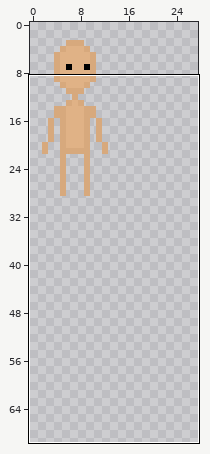
Edited in one commit: pixel-art file (Assets/Textures/People.aseprite). Above, an overview of the earlier version with the close-up marked.
Close-up. Before the commit:
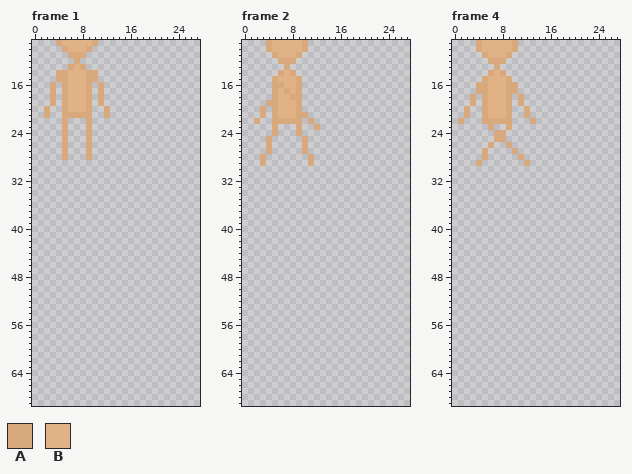
256x256 pixels, 4 frames. Shown: frame 1: x 0..27, y 9..69; frame 2: x 0..27, y 9..69; frame 4: x 0..27, y 9..69. The wide view leaves out empty margins. The commit also changed other frames or places, which this record leaves out.
Palette (. is transparent): A #d7a97d  B #e0b286
Pixels before, frame 1, first column x 2:
 9 ..ABBBBBA..
10 ...ABBBA...
11 ....AAA....
12 .....A.....
13 ....ABA....
14 ..AABBBAA..
15 ..AABBBAA..
16 .A.ABBBA.A.
17 .A.ABBBA.A.
18 .A.ABBBA.A.
19 .A.ABBBA.A.
20 A..ABBBA..A
21 A..AAAAA..A
22 ...A...A...
23 ...A...A...
24 ...A...A...
25 ...A...A...
26 ...A...A...
27 ...A...A...
28 ...A...A...
Pixels before, frame 2, first column x 2:
 9 ..ABBBBBA..
10 ..ABBBBBA..
11 ...ABBBA...
12 ....AAA....
13 .....A.....
14 ....ABA....
15 ...ABBBA...
16 ...AABBA...
17 ...ABABA...
18 ...ABBAA...
19 ..AABBBA...
20 .A.ABBBA...
21 .A.ABBBAA..
22 A..AAAAA.A.
23 ...A...A..A
24 ...A...A...
25 ..A.....A..
26 ..A.....A..
27 ..A.....A..
28 .A.......A.
29 .A.......A.
Pixels before, frame 4, first column x 1:
 9 ...ABBBBBA...
10 ...ABBBBBA...
11 ....ABBBA....
12 .....AAA.....
13 ......A......
14 .....ABA.....
15 ....ABBBA....
16 ...AABBBAA...
17 ...AABBBAA...
18 ..A.ABBBA.A..
19 ..A.ABBBA.A..
20 .A..ABBBA..A.
21 .A..ABBBA..A.
22 A...AAAAA...A
23 .....A..A....
24 ......AA.....
25 ......AA.....
26 .....A..A....
27 ....A....A...
28 ....A.....A..
29 ...A.......A.
Now the later version:
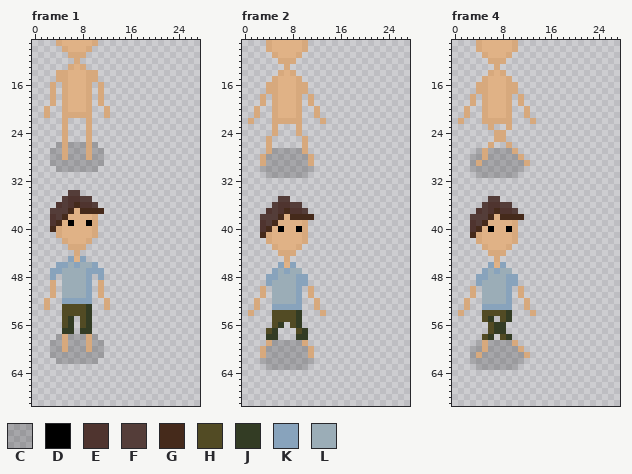
Colours new in this view: C #00000030  D #000000  E #4f342f  F #543d39  G #452a1b  H #524b24  J #333c24  K #88a3bc  L #9badb7
The exact change:
layer "Layer 2" added
Changed rows in their new state; - is an unchanged pixel.
Frame 1, layers "Layer 1", "Layer 2":
first column x 3:
26 -C-CCC-C-
27 CC-CCC-CC
28 CC-CCC-CC
29 CCCCCCCCC
30 -CCCCCCC-
first column x 2:
34 ----FF-----
35 ---FEEFF---
36 --EFEGEEF--
37 -FFFGBGGGG-
38 -EFGBBBBA--
39 -EGBDBBDA--
40 -GABBBBBA--
41 --ABBBBBA--
42 ---ABBBA---
43 ----AAA----
44 -----A-----
45 ----KBK----
46 --KKLKLLK--
47 -KKLLLLKKK-
48 -K-LLLLK-K-
49 -A-LLLLK-A-
50 -A-LLLLK-A-
51 -A-LLLLK-A-
52 A--KKKKK--A
53 A--HHHHJ--A
54 ---HHHHJ---
55 ---HJ-HJ---
56 ---HJ-HJ---
57 ---JJ-JJ---
58 --CACCCAC--
59 -CCACCCACC-
60 -CCACCCACC-
61 -CCCCCCCCC-
62 --CCCCCCC--
Frame 2, layers "Layer 1", "Layer 2":
first column x 1:
16 ---A-B---A---
17 ---A--B--A---
18 --A----B--A--
19 --A.------A--
20 -A.--------A-
21 -A.------.-A-
22 A.--------.-A
23 -----------.-
first column x 3:
27 --CCCCC--
28 -CCCCCCC-
29 -CCCCCCC-
30 CCCCCCCCC
31 -CCCCCCC-
first column x 1:
35 -----FF------
36 ----FEEFF----
37 ---EFEGEEF---
38 --FFFGBGGGG--
39 --EFGBBBBA---
40 --EGBDBBDA---
41 --GABBBBBA---
42 ---ABBBBBA---
43 ----ABBBA----
44 -----AAA-----
45 ------A------
46 -----KBK-----
47 ----KLKLL----
48 ---KKLLLKK---
49 ---KLLLLKK---
50 --A-LLLLK-A--
51 --A-LLLLK-A--
52 -A--LLLLK--A-
53 -A--KKKKK--A-
54 A---HHHHJ---A
55 ----HHHHJ----
56 ----HJ-HJ----
57 ---HJ---HJ---
58 ---JJ---JJ---
59 ---ACCCCCA---
60 --ACCCCCCCA--
61 --ACCCCCCCA--
62 --CCCCCCCCC--
63 ---CCCCCCC---
Frame 4, layers "Layer 1", "Layer 2":
first column x 3:
27 -C-CCCC--
28 CC-CCCCC-
29 C-CCCCCCC
30 CCCCCCCCC
31 -CCCCCCC-
first column x 1:
35 -----FF------
36 ----FEEFF----
37 ---EFEGEEF---
38 --FFFGBGGGG--
39 --EFGBBBBA---
40 --EGBDBBDA---
41 --GABBBBBA---
42 ---ABBBBBA---
43 ----ABBBA----
44 -----AAA-----
45 ------A------
46 -----KBK-----
47 ----KLKLL----
48 ---KKLLLKK---
49 ---KLLLLKK---
50 --A-LLLLK-A--
51 --A-LLLLK-A--
52 -A--LLLLK--A-
53 -A--KKKKK--A-
54 A---HHHHJ---A
55 ----HJ-HJ----
56 -----HJJ-----
57 -----HJJ-----
58 ----HJ-HJ----
59 ---CACCCCA---
60 --CCACCCCCA--
61 --CACCCCCCCA-
62 --CCCCCCCCC--
63 ---CCCCCCC---
